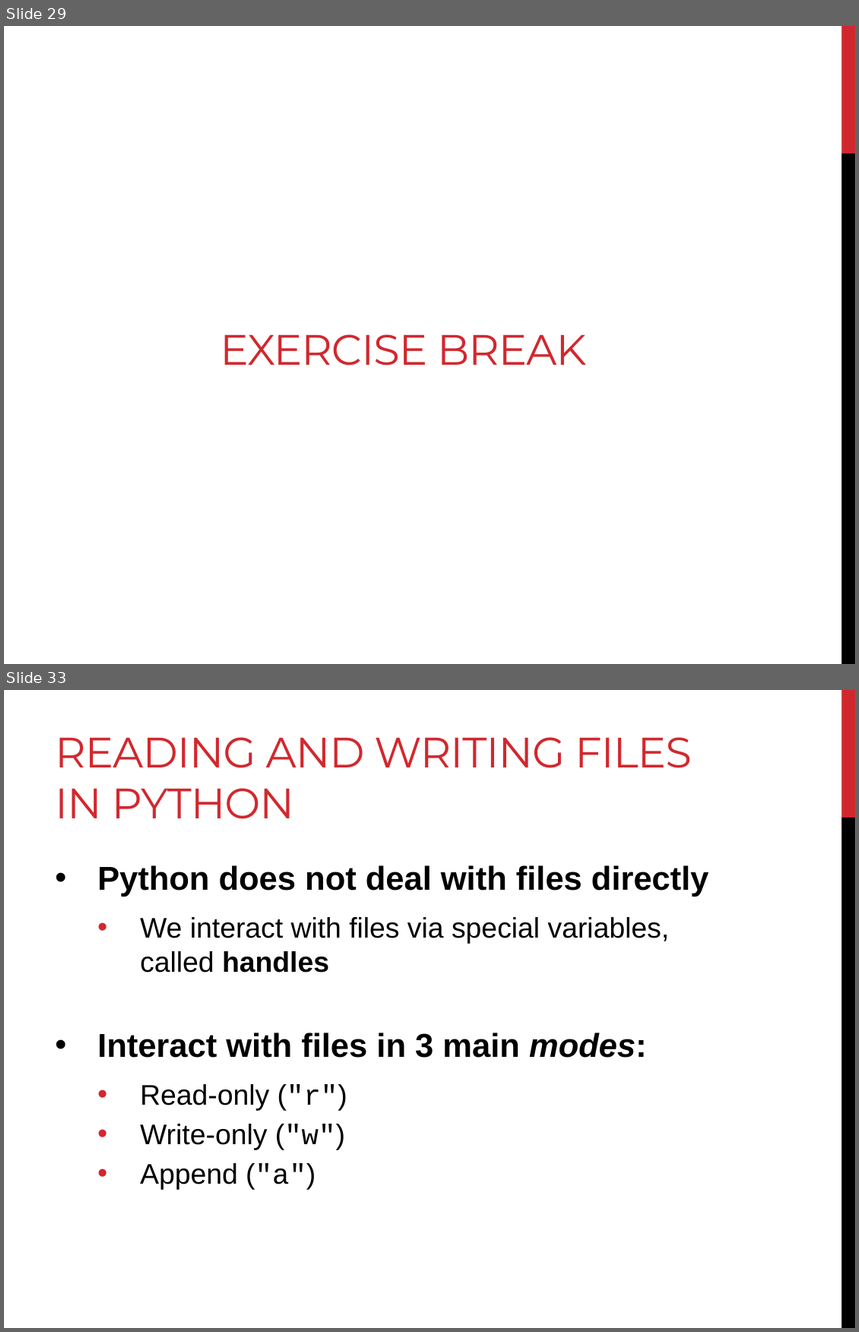
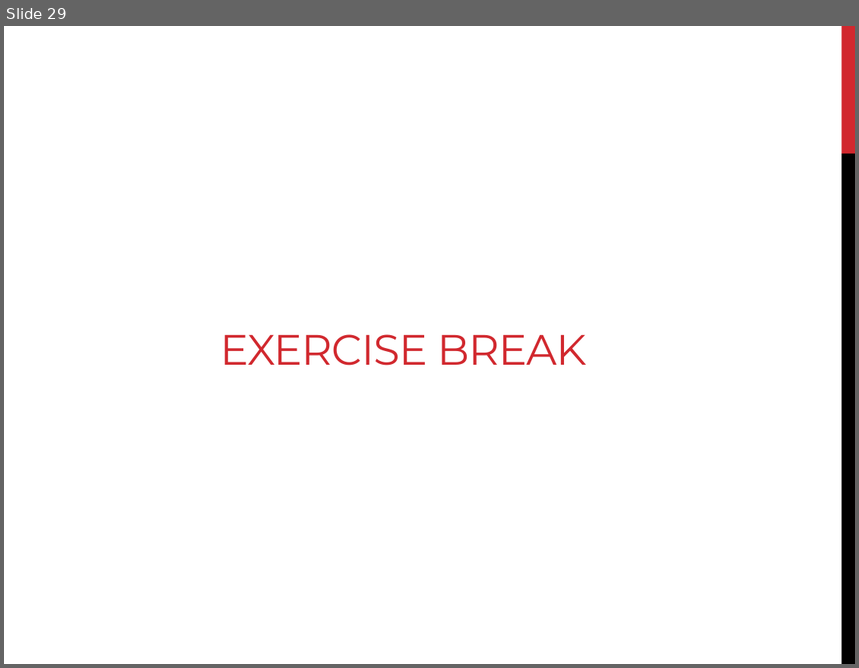
Before and after one commit to BjornFJohansson/ccbb_bigdata2015_python, a slide deck: slides/slides_day3.pptx. Shown one above the other, each under a label of ours: slides 29 and 33 before the commit, slide 29 after it; the slides between them are not shown. The pictures are 859x1332 and 859x668 pixels, drawn with LibreOffice and Linux fonts; fonts in the diff are those of the drawing. Boxes give left, top, right and bottom in pixels: in the first picture for what was removed or moved away, otherwise in the second. Text is boxed around its words. In the diff, an @@ line names an element or a change of style, - is before the commit and + after.

```diff
--- a/slides/slides_day3.pptx
+++ b/slides/slides_day3.pptx
@@ slide 33 removed at box(4, 690, 855, 1328), background #FFFFFF; not listed: 2 template elements that a slide beside it also shows @@
@@ title removed at box(55, 737, 692, 819) @@
-READING AND WRITING FILES IN PYTHON
@@ text removed at box(97, 866, 709, 1190) @@
-• Python does not deal with files directly
-  • We interact with files via special variables, called handles
-• Interact with files in 3 main modes:
-  • Read-only ("r")
-  • Write-only ("w")
-  • Append ("a")
```
Also in this commit, not shown: 19 other slides removed.
